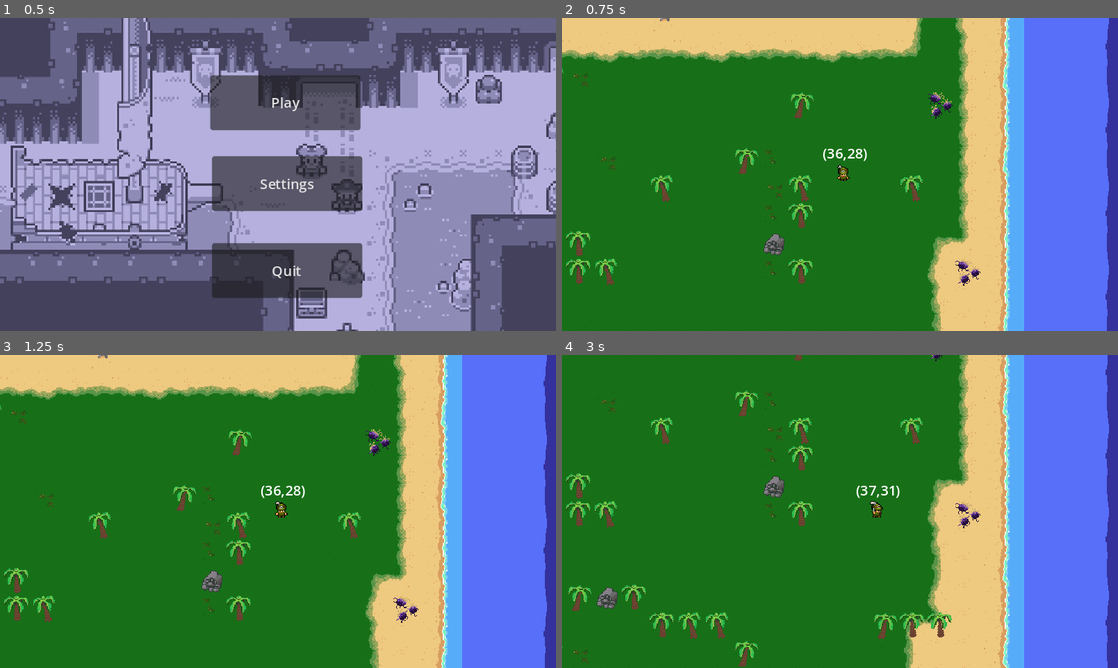
Above: before the commit, frames 1-4 (two rows, left to right).
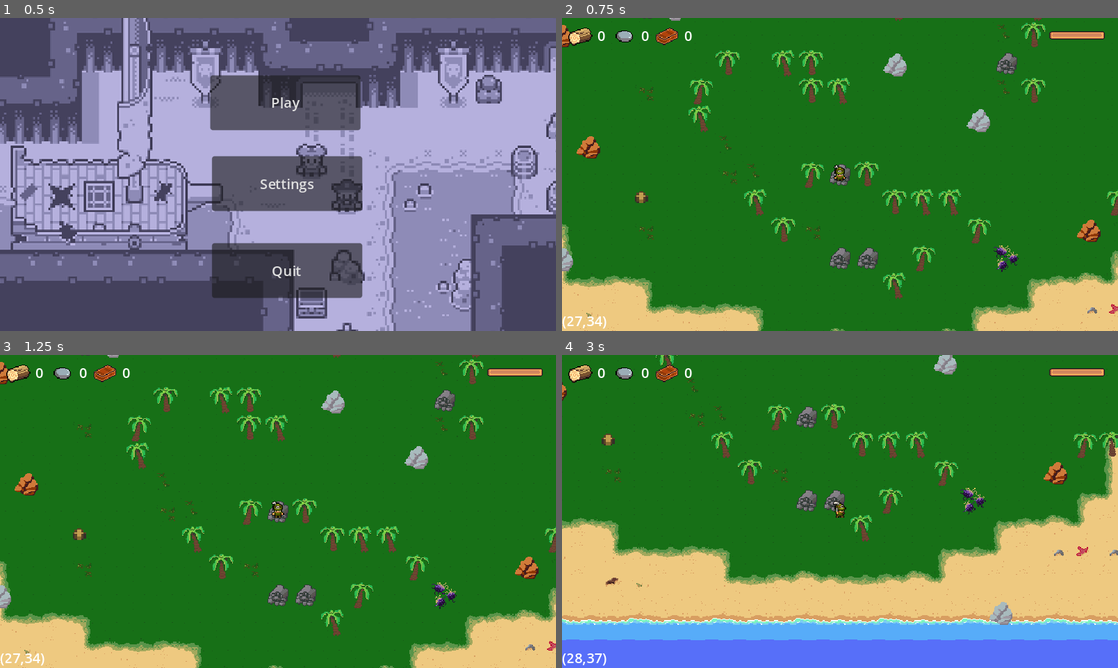
Above: after the commit, the same moments.

Repository: liam-barkley/Game-Jam
Game: Godot game, scene res://Scenes/main_menu.tscn
Same seed, same stepped clock (60 frames per second), same inputs: the game is played once before the commit and once after it.
Inputs (mouse positions are in pixels of both pictures, inside the frame that each line leads up to):
- Up to frame 1 (0.5 s): no input
- Up to frame 2 (0.75 s): click "Play" at 0.5 s
- Up to frame 3 (1.25 s): no input
- Up to frame 4 (3 s): tap Enter at 1.25 s; move the mouse to (962, 495) at 1.27 s; hold D (move_right) 1.28-2.03 s; click (962, 495) at 1.35 s; move the mouse to (728, 527) at 2.02 s; hold S (move_down) 2.03-2.78 s; tap E (interact) at 2.1 s; move the mouse to (895, 442) at 2.77 s; hold D (move_right) from 2.78 s (still down); click (895, 442) at 2.85 s

Frame 1 is identical in both runs. In frame 2, 47% of the frame differs, in the area x 0-100%, y 0-100%; in frame 3, 47%; in frame 4, 55%.
Error before the commit: Invalid access to property or key '_on_wood_tree_gathered_wood' on a base object of type 'null instance'. (res://Scenes/tile_script.gd:49)

Commit message:
Fixed world not loading

Diff:
--- a/Game/Scenes/tile_script.gd
+++ b/Game/Scenes/tile_script.gd
@@ -21,7 +21,7 @@
 	# Random spawning
 	var player = get_node("Player")
 	var r = get_random_grid_pos()
-	player.position = Vector2(r.x*GRID_SIZE, r.y*GRID_SIZE)
+	player.position = Vector2(r.x*GRID_SIZE + GRID_SIZE/2, r.y*GRID_SIZE + GRID_SIZE/2)
 
 func _on_timer_timeout():
 	update_grid()
@@ -37,6 +37,7 @@
 	# Randomly assign one corrupted tile
 	var pos = get_random_grid_pos()
 	add_corruption(pos.x, pos.y)
+	print("Corruption spawned at: " + str(Vector2i(pos.x, pos.y)))
 
 func spawn_resources():
 	var l = 5
@@ -134,7 +135,6 @@
 	# Add instance to parent
 	is_corrupted_grid[nx][ny] = true
 	add_child(corruption)
-	print("Corruption spawned at: " + str(Vector2i(nx,ny)))
 
 func on_corruption_body_entered(body):
 	if body.name == "Player" && is_player_in_corruption == false:
--- a/Game/Scenes/world.tscn
+++ b/Game/Scenes/world.tscn
@@ -1932,21 +1932,36 @@
 [node name="Player" parent="TileMap" instance=ExtResource("3_t2bnr")]
 position = Vector2(146, 82)
 
-[node name="Label" type="Label" parent="TileMap/Player" node_paths=PackedStringArray("tilemap", "player")]
-offset_left = -24.0
-offset_top = -36.0
-offset_right = 25.0
-offset_bottom = -13.0
+[node name="Resources" type="Node" parent="TileMap"]
+
+[node name="wood_tree" parent="TileMap/Resources" instance=ExtResource("5_7rr2a")]
+position = Vector2(229, 179)
+
+[node name="RockStone" parent="TileMap/Resources" instance=ExtResource("7_gexk7")]
+position = Vector2(334, 177)
+
+[node name="RockOre" parent="TileMap/Resources" instance=ExtResource("8_ctcem")]
+position = Vector2(280, 126)
+
+[node name="UI" parent="." node_paths=PackedStringArray("player") instance=ExtResource("7_50q53")]
+player = NodePath("../TileMap/Player")
+
+[node name="Label" type="Label" parent="UI" node_paths=PackedStringArray("tilemap", "player")]
+anchors_preset = 2
+anchor_top = 1.0
+anchor_bottom = 1.0
+offset_top = -23.0
+offset_right = 49.0
+grow_vertical = 0
 text = "(0,0)"
 horizontal_alignment = 1
 vertical_alignment = 1
 script = ExtResource("6_smimi")
-tilemap = NodePath("../..")
-player = NodePath("..")
-
-[node name="Resources" type="Node" parent="TileMap"]
-
-[node name="wood_tree" parent="TileMap/Node" instance=ExtResource("5_7rr2a")]
-position = Vector2(229, 179)
+tilemap = NodePath("../../TileMap")
+player = NodePath("../../TileMap/Player")
+metadata/_edit_use_anchors_ = true
 
 [connection signal="timeout" from="TileMap/Timer" to="TileMap" method="_on_timer_timeout"]
+[connection signal="gathered_wood" from="TileMap/Resources/wood_tree" to="UI" method="_on_wood_tree_gathered_wood"]
+[connection signal="gathered_stone" from="TileMap/Resources/RockStone" to="UI" method="_on_rock_stone_gathered_stone"]
+[connection signal="gathered_ore" from="TileMap/Resources/RockOre" to="UI" method="_on_rock_ore_gathered_ore"]
